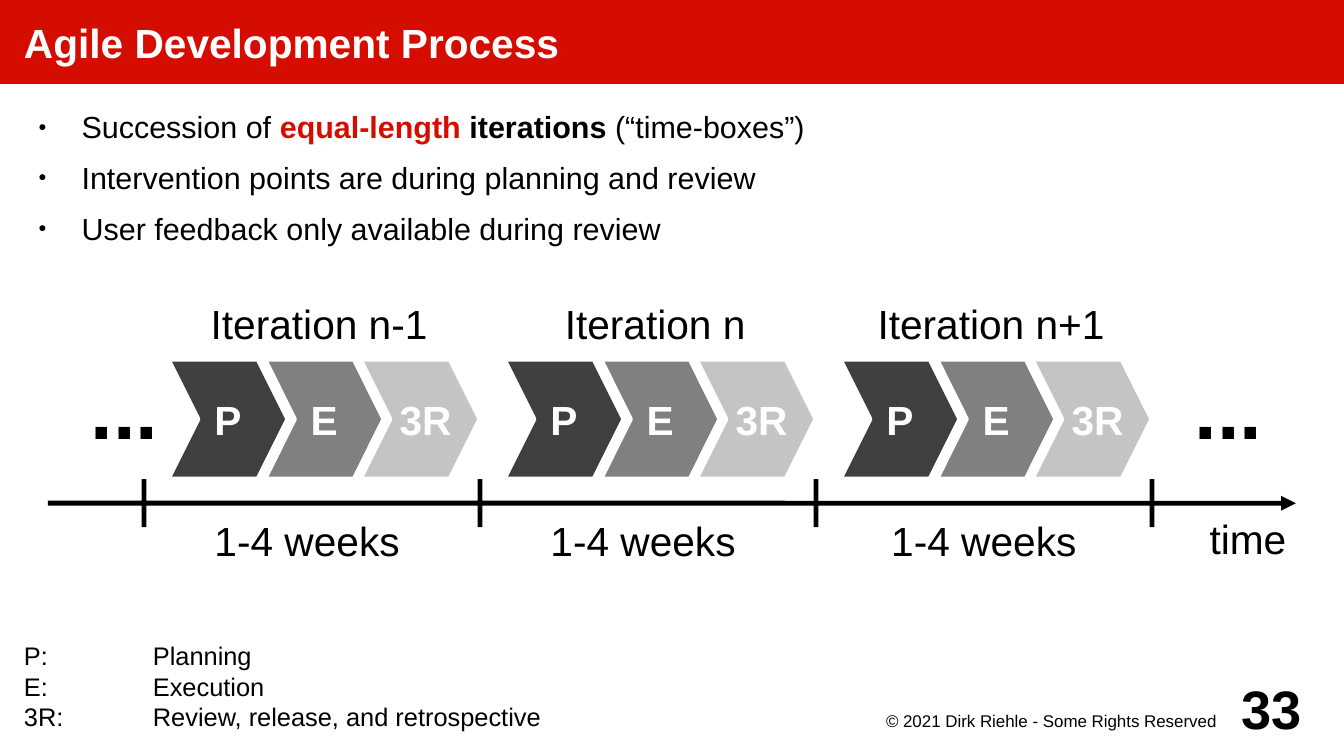
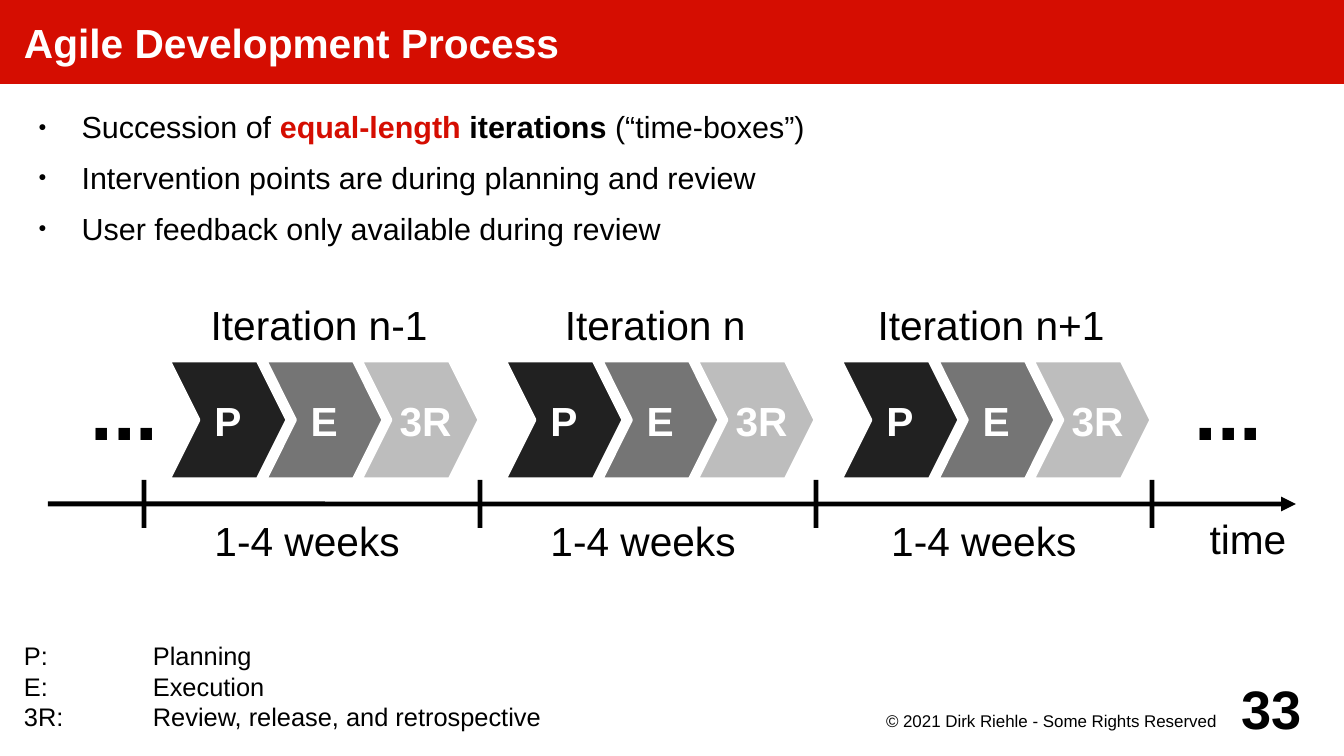
Before and after one commit to dirkriehle/amos-course, a slide deck: slide 33 of Lecture slides/AMOS C02 - Three Process Models.odp. Drawn at 1344x756 pixels with LibreOffice and Linux fonts; fonts in the diff are those of the drawing. Boxes give left, top, right and bottom in pixels: in the first picture for what was removed or moved away, otherwise in the second. Text is boxed around its words. In the diff, an @@ line names an element or a change of style, - is before the commit and + after.

```diff
--- a/Lecture slides/AMOS C02 - Three Process Models.odp
+++ b/Lecture slides/AMOS C02 - Three Process Models.odp
@@ fill #404040 to #212121; outline redrawn in 3 elements at (x1=168, y1=360, x2=288, y2=479), (x1=840, y1=360, x2=960, y2=479), (x1=504, y1=360, x2=623, y2=479) @@
@@ fill #808080 to #757575; outline redrawn in 3 elements at (x1=265, y1=360, x2=384, y2=479), (x1=937, y1=360, x2=1056, y2=479), (x1=601, y1=360, x2=721, y2=479) @@
```
Also in this commit, not shown: 10 other slides changed, 2 slides added, 6 other files.
